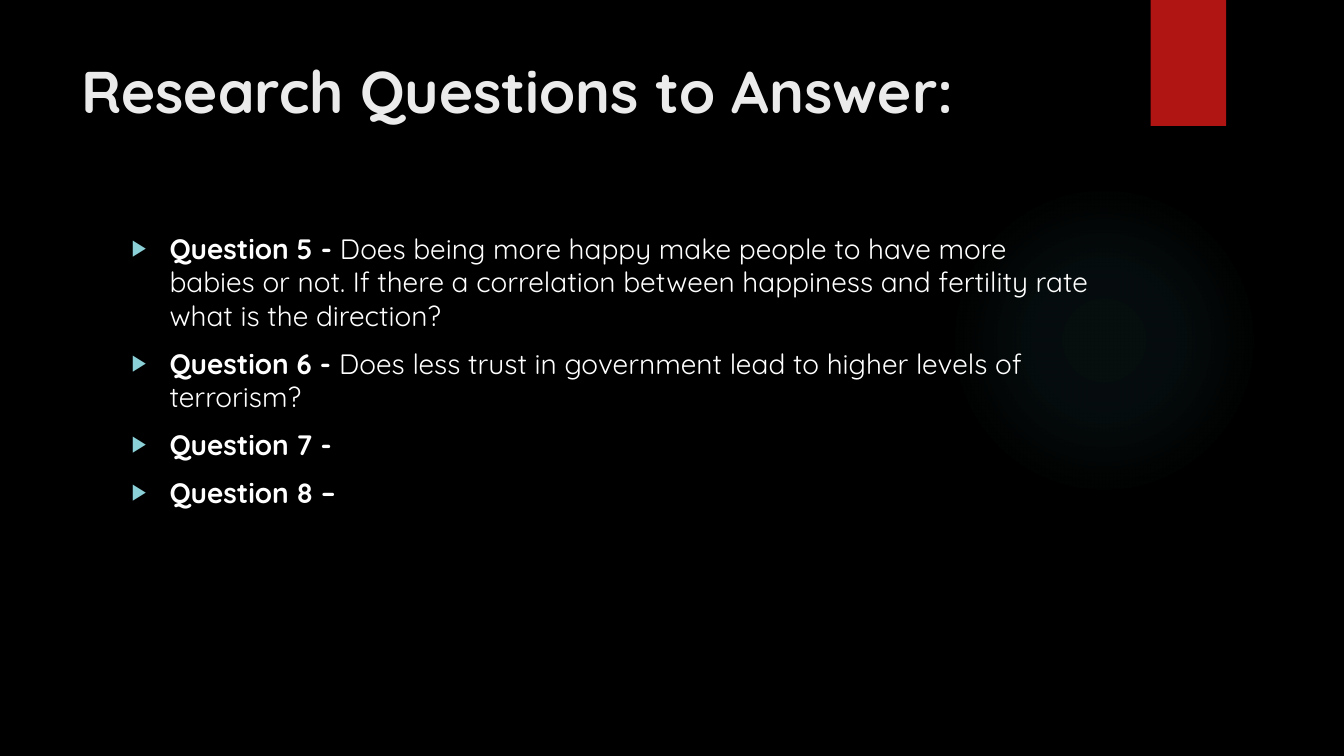
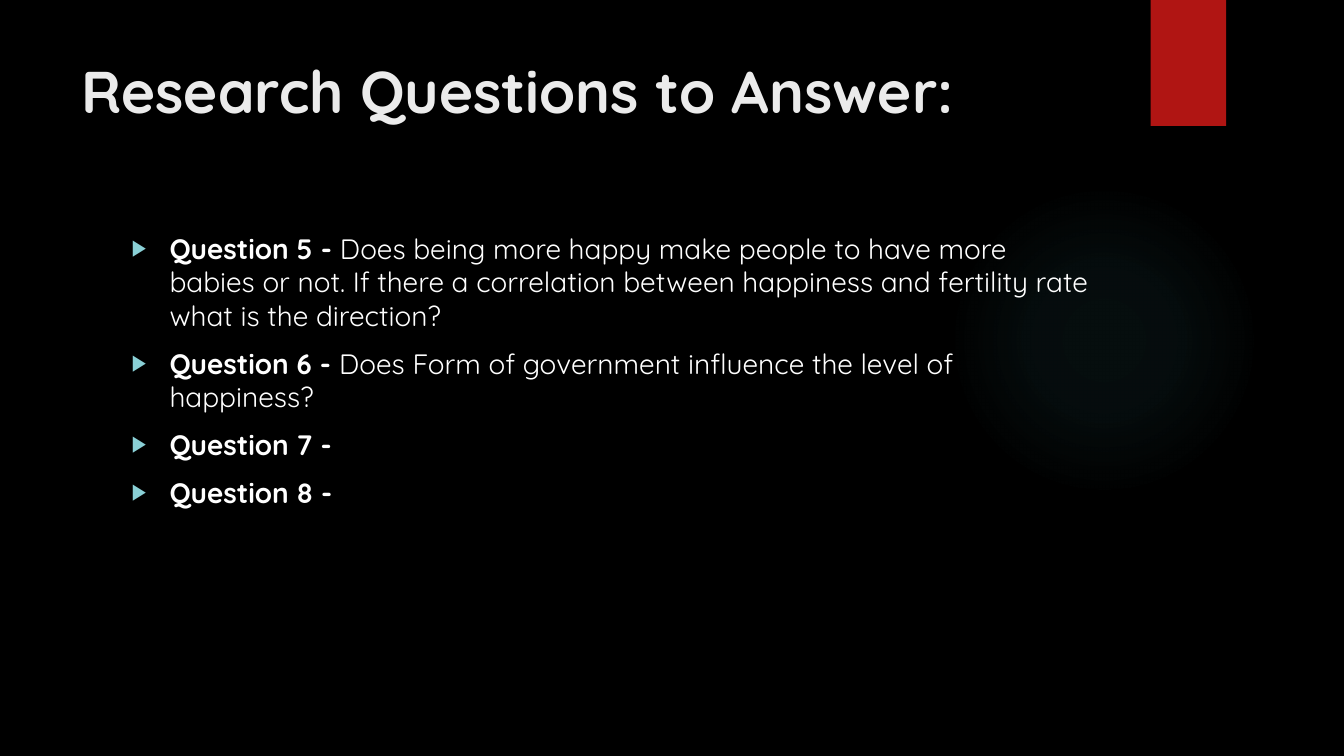
Before and after one commit to sinancengiz/World_Happiness, a slide deck: slide 5 of Project_1_Team_7_Presentation.pptx. Drawn at 1344x756 pixels with LibreOffice and Linux fonts; fonts in the diff are those of the drawing; background and template pictures are left out. Boxes give left, top, right and bottom in pixels: in the first picture for what was removed or moved away, otherwise in the second. Text is boxed around its words. In the diff, an @@ line names an element or a change of style, - is before the commit and + after.

```diff
--- a/Project_1_Team_7_Presentation.pptx
+++ b/Project_1_Team_7_Presentation.pptx
@@ text at [170,353,954,413]: text changed @@
-▶ Question 6 - Does less trust in government lead to higher levels of terrorism?
+▶ Question 6 - Does Form of government influence the level of happiness?
```
Also in this commit, not shown: 3 other slides changed, 8 slides removed, 1 other file.
